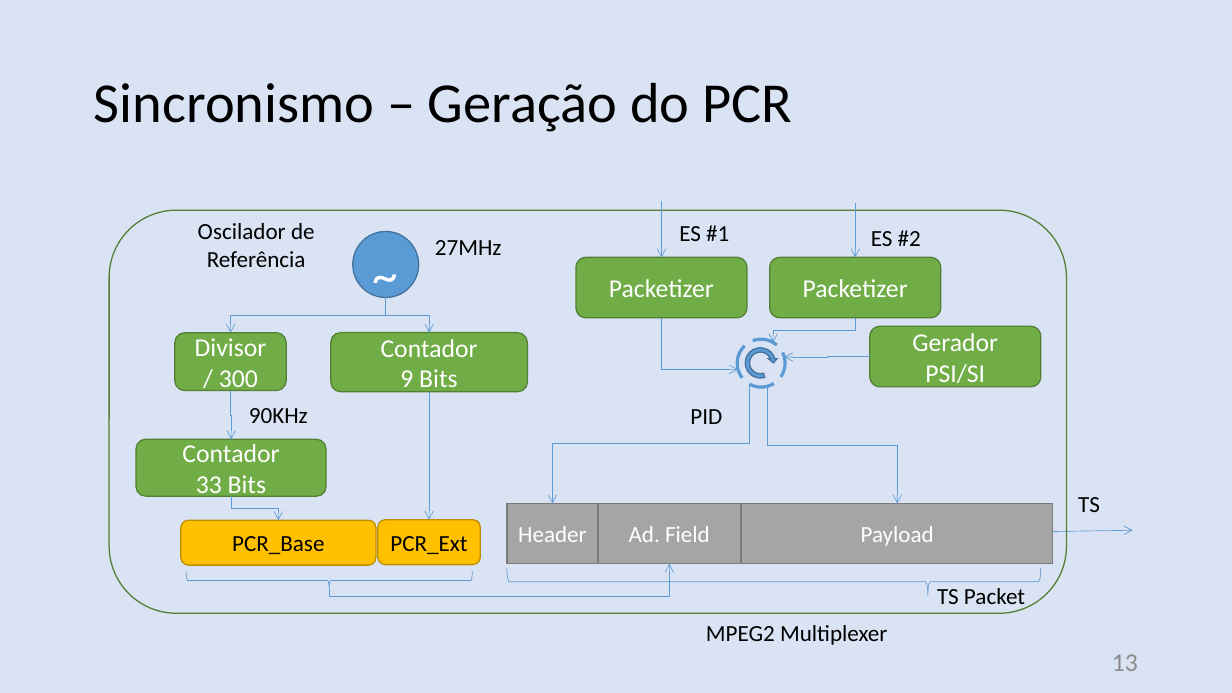
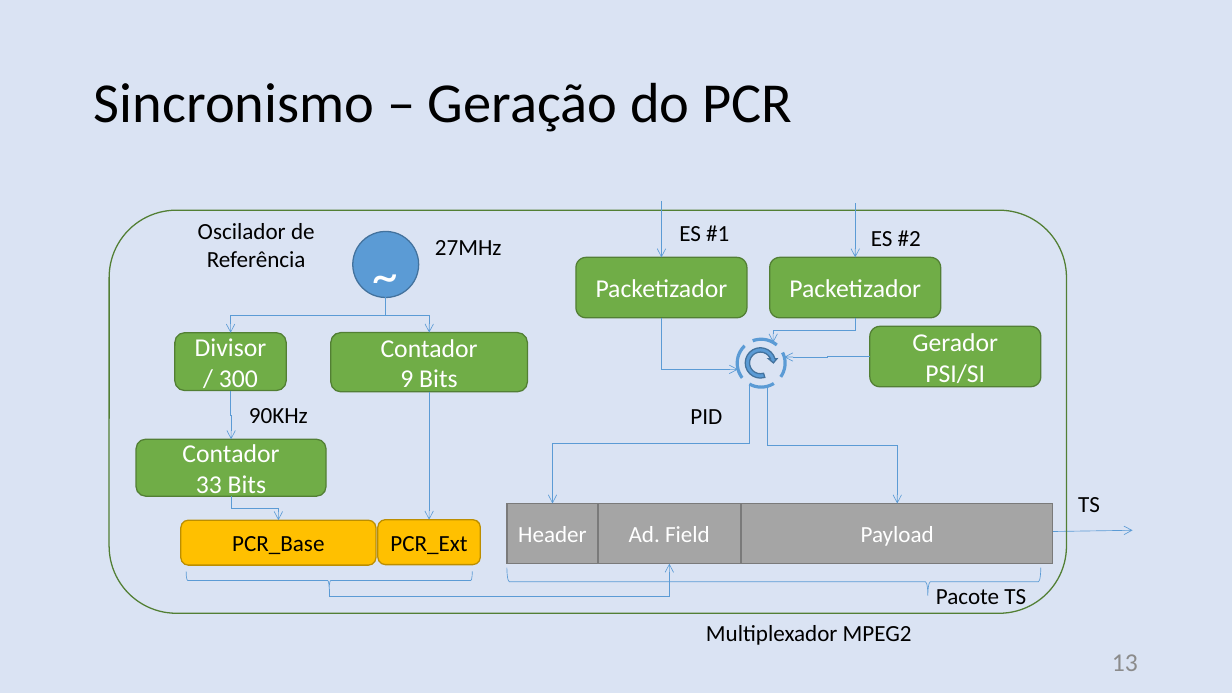
Before and after one commit to nasall2/TCC, a slide deck: slide 13 of relatorio/abntex2-modelos-1.9.2/figuras/apresentacao.pptx. Drawn at 1232x693 pixels with LibreOffice and Linux fonts; fonts in the diff are those of the drawing. Boxes give left, top, right and bottom in pixels: in the first picture for what was removed or moved away, otherwise in the second. Text is boxed around its words. In the diff, an @@ line names an element or a change of style, - is before the commit and + after.

```diff
--- a/relatorio/abntex2-modelos-1.9.2/figuras/apresentacao.pptx
+++ b/relatorio/abntex2-modelos-1.9.2/figuras/apresentacao.pptx
@@ text in rounded rectangle at (596, 279, 728, 297): text changed @@
-Packetizer
+Packetizador
@@ text in rounded rectangle at (789, 279, 921, 297): text changed @@
-Packetizer
+Packetizador
@@ text at (936, 589, 1026, 610): text changed @@
-TS Packet
+Pacote TS
@@ text at (706, 625, 912, 645): text changed @@
-MPEG2 Multiplexer
+Multiplexador MPEG2
```
Also in this commit, not shown: 12 other slides changed, 22 other files.
